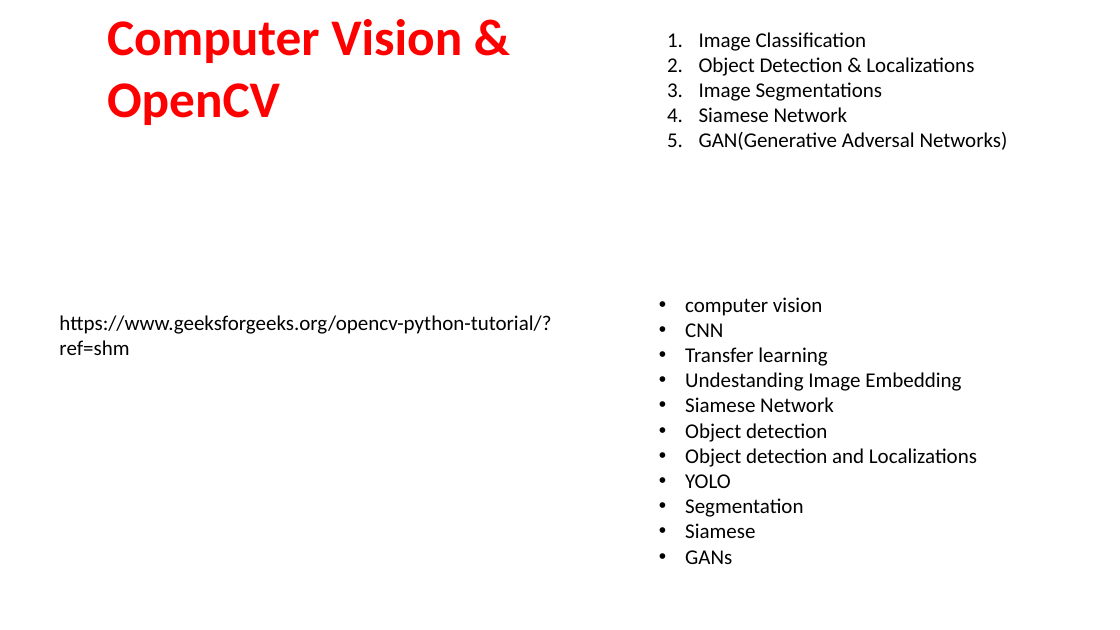
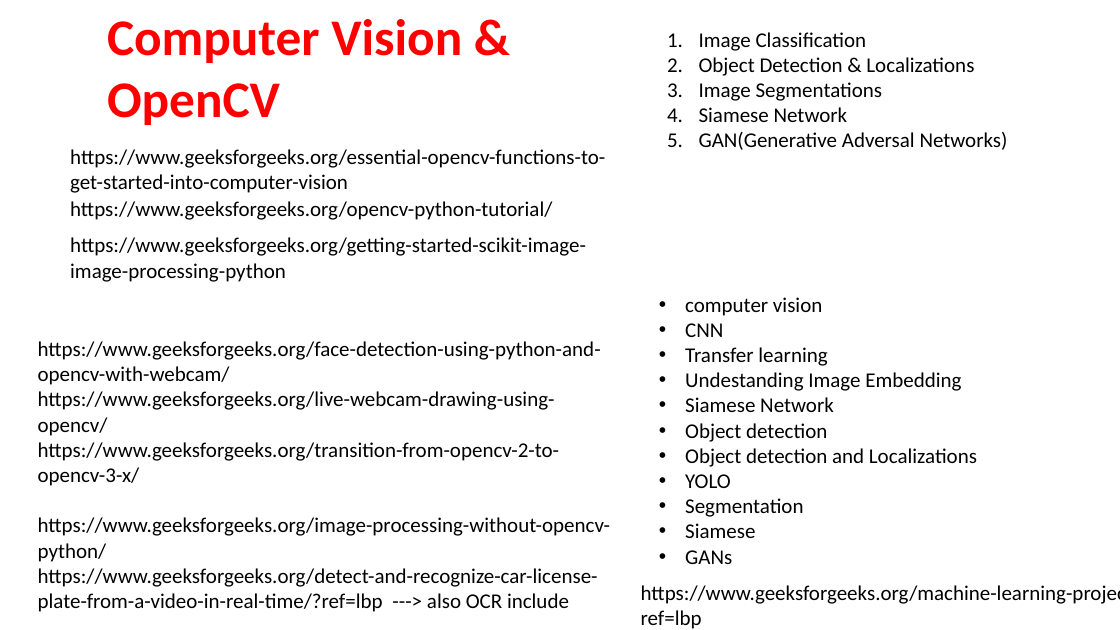
Before and after one commit to shahil04/ds_materials, a slide deck: slide 1 of 9.Deep_learning/cv/computer_vision.pptx. Drawn at 1120x630 pixels with LibreOffice and Linux fonts; fonts in the diff are those of the drawing. Boxes give left, top, right and bottom in pixels: in the first picture for what was removed or moved away, otherwise in the second. Text is boxed around its words. In the diff, an @@ line names an element or a change of style, - is before the commit and + after.

```diff
--- a/9.Deep_learning/cv/computer_vision.pptx
+++ b/9.Deep_learning/cv/computer_vision.pptx
@@ text added at (70, 149, 605, 193), 18 pt, text #000000 @@
+https://www.geeksforgeeks.org/essential-opencv-functions-to-get-started-into-computer-vision
@@ text at (70, 201, 552, 220): text changed @@
-https://www.geeksforgeeks.org/opencv-python-tutorial/?ref=shm
+https://www.geeksforgeeks.org/opencv-python-tutorial/
@@ text added at (70, 237, 586, 282), 18 pt, text #000000 @@
+https://www.geeksforgeeks.org/getting-started-scikit-image-image-processing-python
@@ text added at (38, 341, 610, 612), 18 pt, text #000000 @@
+https://www.geeksforgeeks.org/face-detection-using-python-and-opencv-with-webcam/
+https://www.geeksforgeeks.org/live-webcam-drawing-using-opencv/
+https://www.geeksforgeeks.org/transition-from-opencv-2-to-opencv-3-x/
+https://www.geeksforgeeks.org/image-processing-without-opencv-python/
+https://www.geeksforgeeks.org/detect-and-recognize-car-license-plate-from-a-video-in-real-time/?ref=lbp ---> also OCR include
@@ text added at (641, 585, 1120, 629), 18 pt, text #000000 @@
+https://www.geeksforgeeks.org/machine-learning-projects/?ref=lbp
```
Also in this commit, not shown: 8 slides added, 53 other files.
